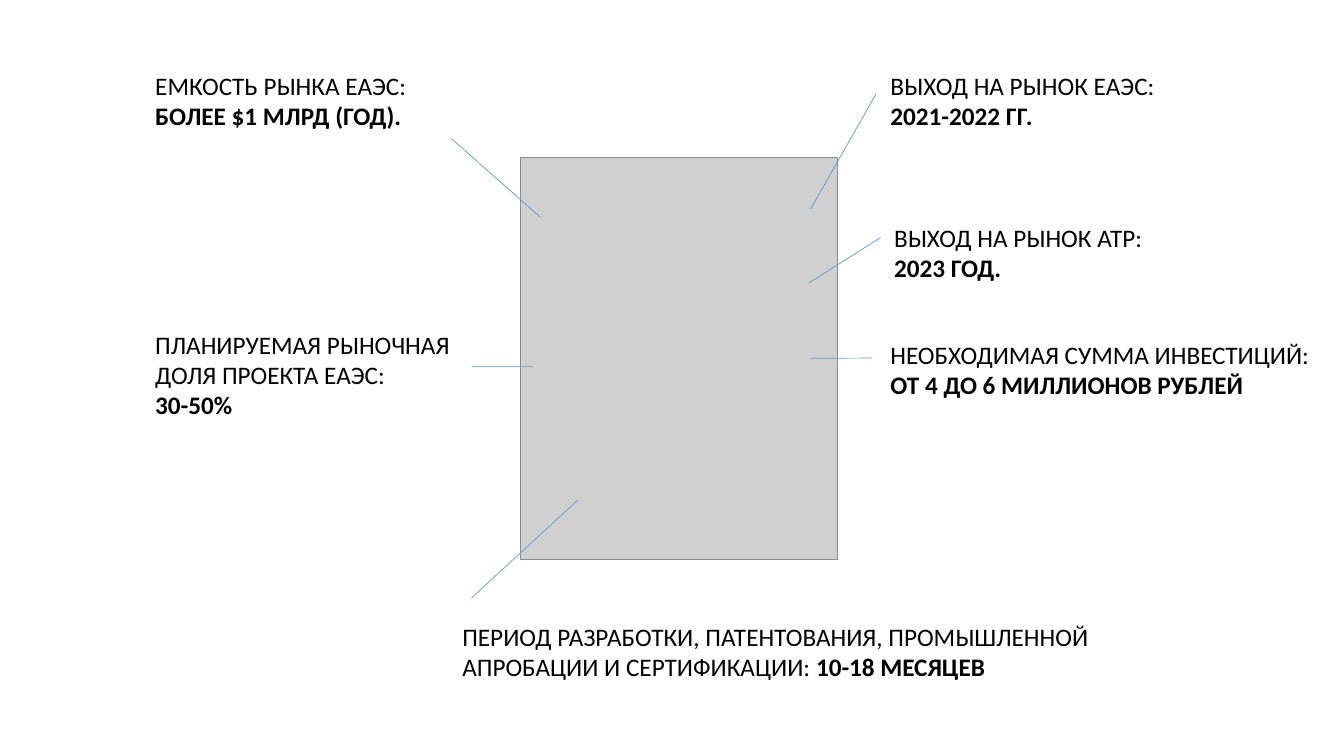
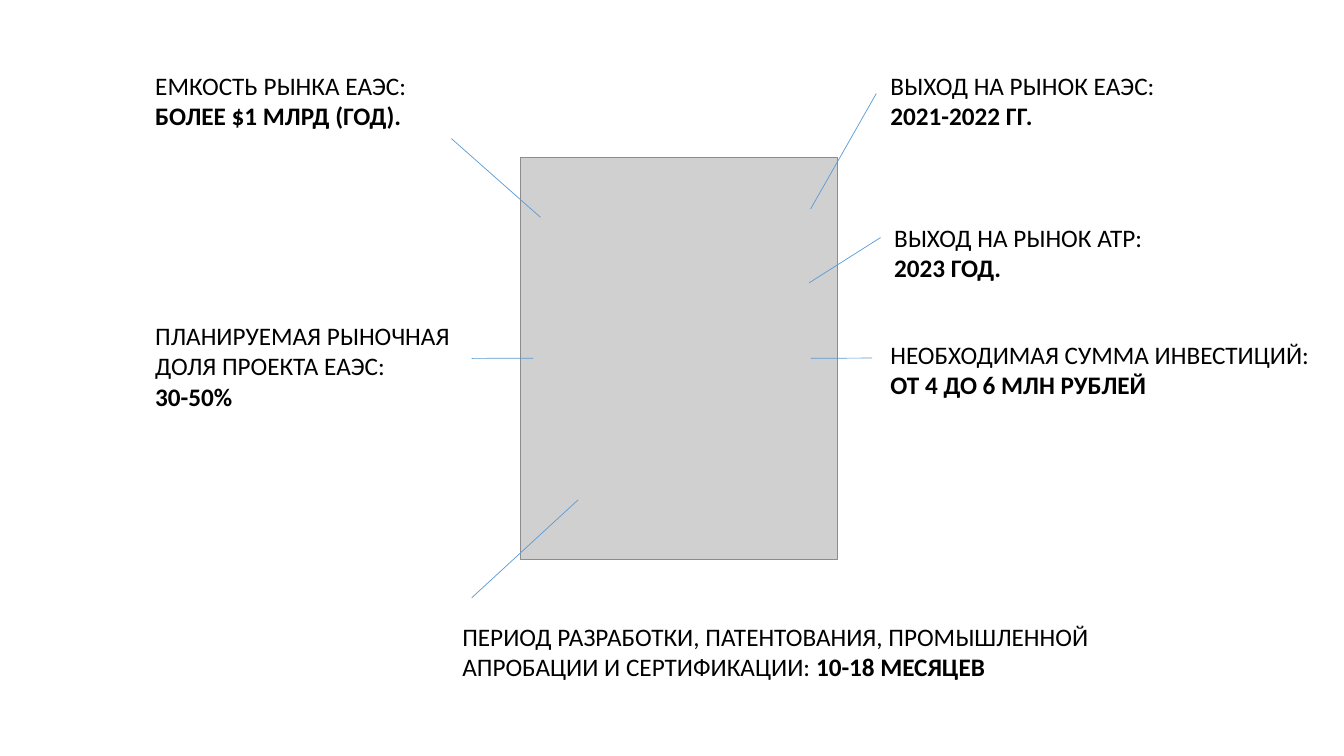
Before and after one commit to iACTUATOR/iactuator.ru, a slide deck: slide 2 of actuator.pptx. Drawn at 1344x756 pixels with LibreOffice and Linux fonts; fonts in the diff are those of the drawing; grey boxes stand for pictures. Boxes give left, top, right and bottom in pixels: in the first picture for what was removed or moved away, otherwise in the second. Text is boxed around its words. In the diff, an @@ line names an element or a change of style, - is before the commit and + after.

```diff
--- a/actuator.pptx
+++ b/actuator.pptx
@@ text "ПЛАНИРУЕМАЯ РЫНОЧНАЯ": place and size @@
-text "ПЛАНИРУЕМАЯ РЫНОЧНАЯ" at (155, 337, 450, 415)
+text "ПЛАНИРУЕМАЯ РЫНОЧНАЯ" at (155, 328, 450, 407)
@@ line moved from (533, 367) - (472, 367) to (533, 358) - (472, 359) @@
@@ text at (890, 374, 1147, 398): text changed @@
-ОТ 4 ДО 6 МИЛЛИОНОВ РУБЛЕЙ
+ОТ 4 ДО 6 МЛН РУБЛЕЙ
```
Also in this commit, not shown: 2 other slides changed, 1 other file.
